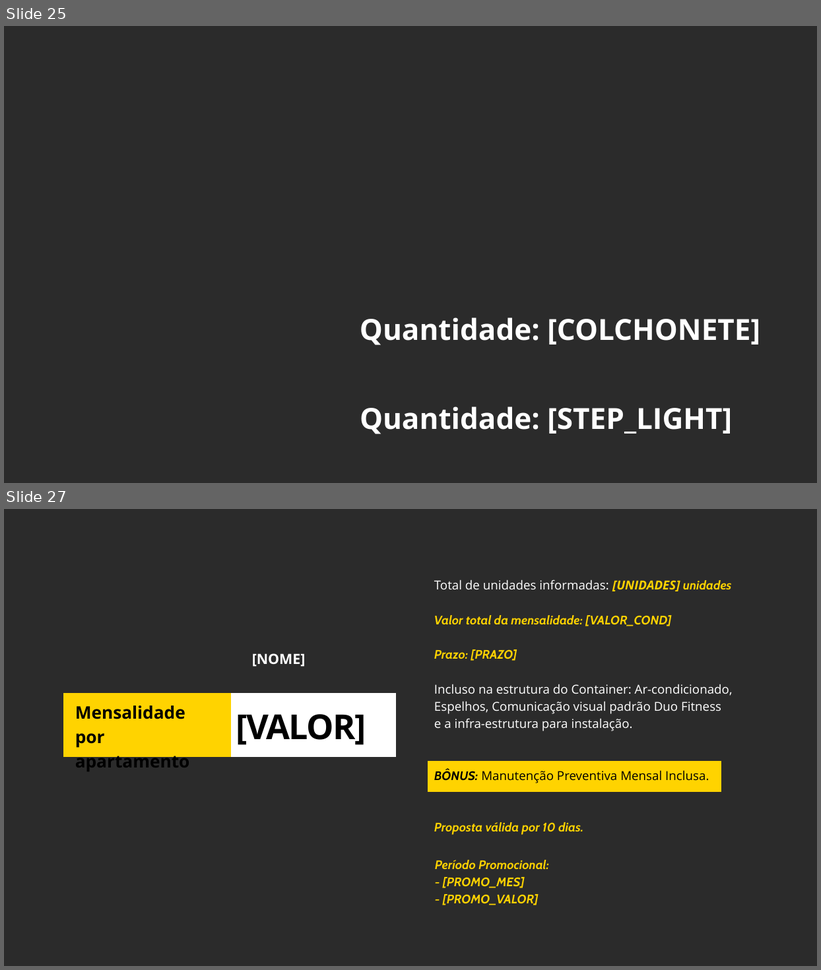
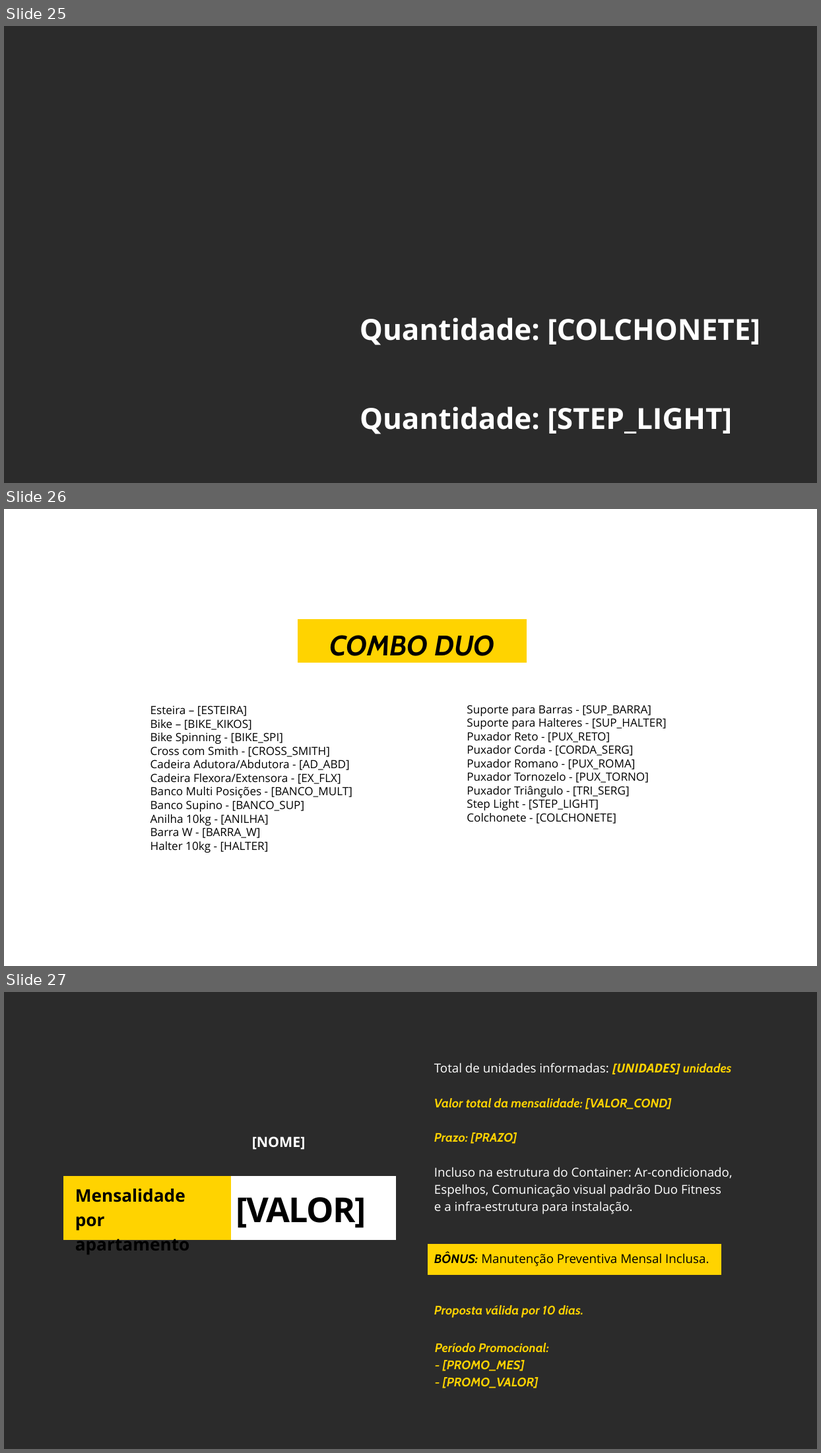
Before and after one commit to agencialumno/Site_duofitness, a slide deck: simulador_duofitness/templates/duo.pptx. Shown one above the other, each under a label of ours: slides 25 and 27 before the commit, slides 25, 26 and 27 after it; the slides between them are not shown. The pictures are 821x970 and 821x1453 pixels, drawn with LibreOffice and Linux fonts; fonts in the diff are those of the drawing; background and template pictures are left out; a plain dark background stands for a picture behind light text. Boxes give left, top, right and bottom in pixels: in the first picture for what was removed or moved away, otherwise in the second. Text is boxed around its words. In the diff, an @@ line names an element or a change of style, - is before the commit and + after.

```diff
--- a/simulador_duofitness/templates/duo.pptx
+++ b/simulador_duofitness/templates/duo.pptx
@@ slide 26 added at (4, 509, 817, 966), background picture (left out) @@
@@ freeform shape added at (298, 619, 527, 662), fill #FFD300 @@
@@ text added at (329, 635, 495, 656), 50 pt, text #000000, bold, italic @@
+COMBO DUO
@@ text added at (151, 706, 352, 853), 20 pt, text #000000 @@
+Esteira – [ESTEIRA]
+Bike – [BIKE_KIKOS]
+Bike Spinning - [BIKE_SPI]
+Cross com Smith - [CROSS_SMITH]
+Cadeira Adutora/Abdutora - [AD_ABD]
+Cadeira Flexora/Extensora - [EX_FLX]
+Banco Multi Posições - [BANCO_MULT]
+Banco Supino - [BANCO_SUP]
+Anilha 10kg - [ANILHA]
+Barra W - [BARRA_W]
+Halter 10kg - [HALTER]
@@ text added at (467, 705, 667, 824), 20 pt, text #000000 @@
+Suporte para Barras - [SUP_BARRA]
+Suporte para Halteres - [SUP_HALTER]
+Puxador Reto - [PUX_RETO]
+Puxador Corda - [CORDA_SERG]
+Puxador Romano - [PUX_ROMA]
+Puxador Tornozelo - [PUX_TORNO]
+Puxador Triângulo - [TRI_SERG]
+Step Light - [STEP_LIGHT]
+Colchonete - [COLCHONETE]
```
Also in this commit, not shown: 1 slide removed, 4 other files.
